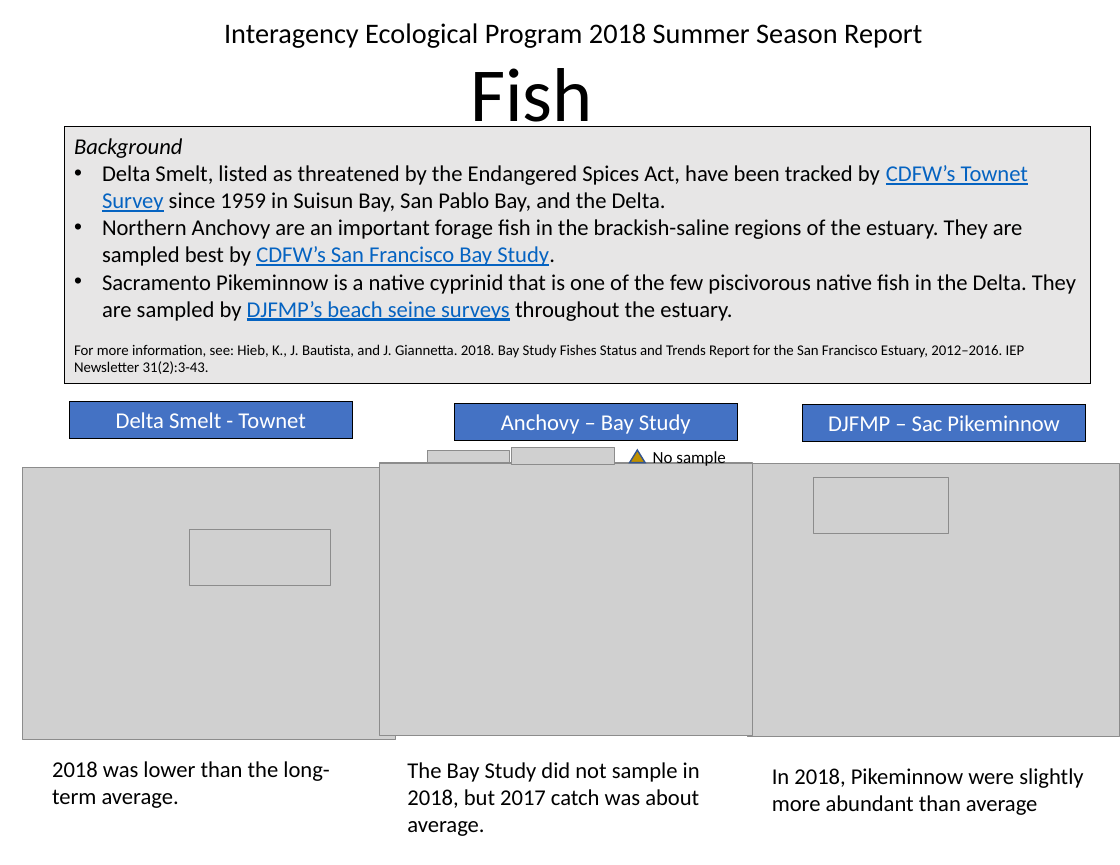
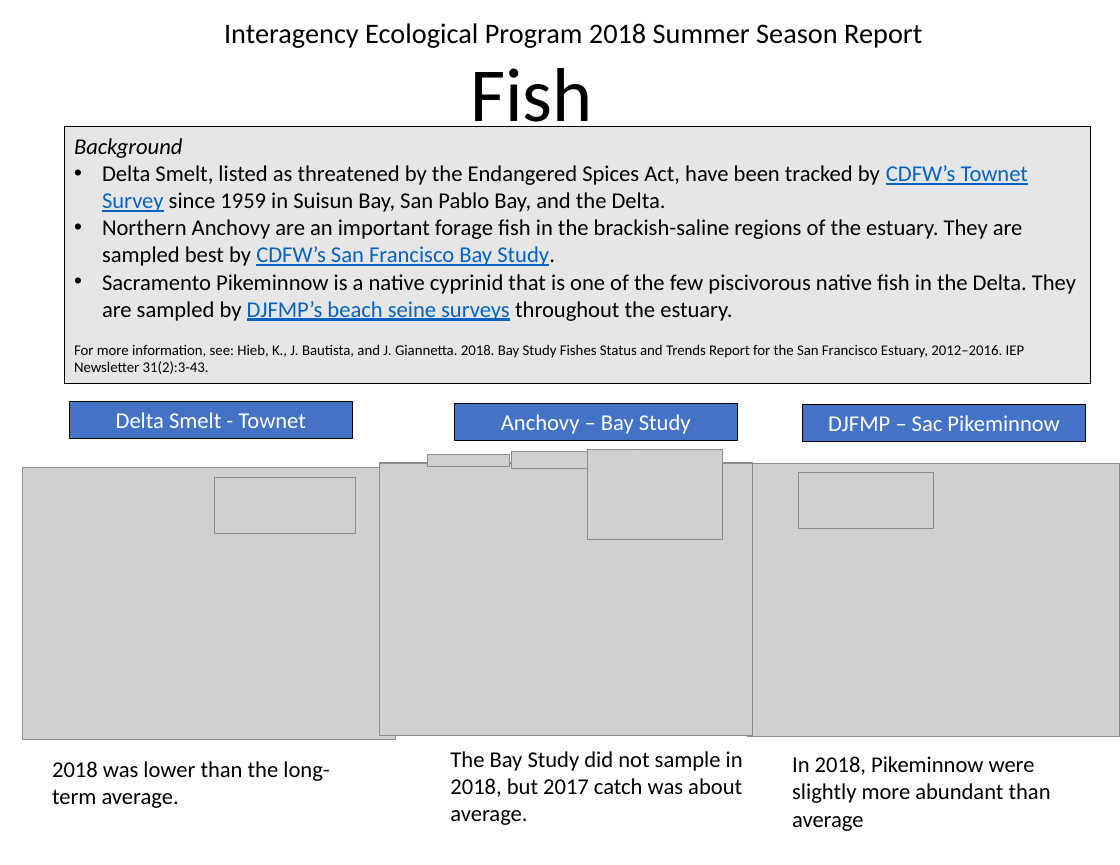
Before and after one commit to InteragencyEcologicalProgram/Status-and-Trends, a slide deck: slide 6 of summer_report/SeasonalMonitoring summer 2018 9MAR2020.pptx. Drawn at 1120x865 pixels with LibreOffice and Linux fonts; fonts in the diff are those of the drawing; grey boxes stand for pictures. Boxes give left, top, right and bottom in pixels: in the first picture for what was removed or moved away, otherwise in the second. Text is boxed around its words. In the diff, an @@ line names an element or a change of style, - is before the commit and + after.

```diff
--- a/summer_report/SeasonalMonitoring summer 2018 9MAR2020.pptx
+++ b/summer_report/SeasonalMonitoring summer 2018 9MAR2020.pptx
@@ text "No sample" at (653,449,719,450): size 12 to 11 pt @@
@@ picture: place and size @@
-picture at (190,529,331,585)
+picture at (215,479,355,535)
@@ picture: place and size @@
-picture at (511,448,614,465)
+picture at (511,452,614,469)
@@ picture added at (587,450,723,541) @@
@@ picture: place and size @@
-picture at (814,478,949,534)
+picture at (798,473,934,529)
@@ text "The Bay Study did not ...": place and size @@
-text "The Bay Study did not ..." at (407,762,700,836)
+text "The Bay Study did not ..." at (450,751,743,825)
@@ text "In 2018, Pikeminnow were slightly ..." rewrapped from (772,768,1083,815) to (792,756,1051,831) @@
```
Also in this commit, not shown: 1 other slide changed, 17 other files.
